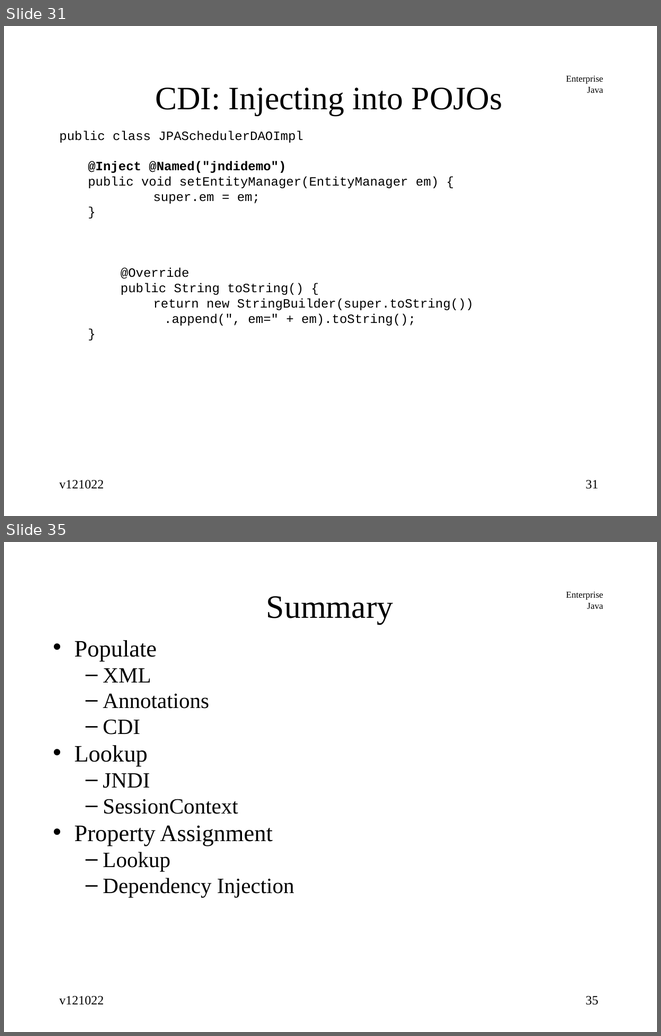
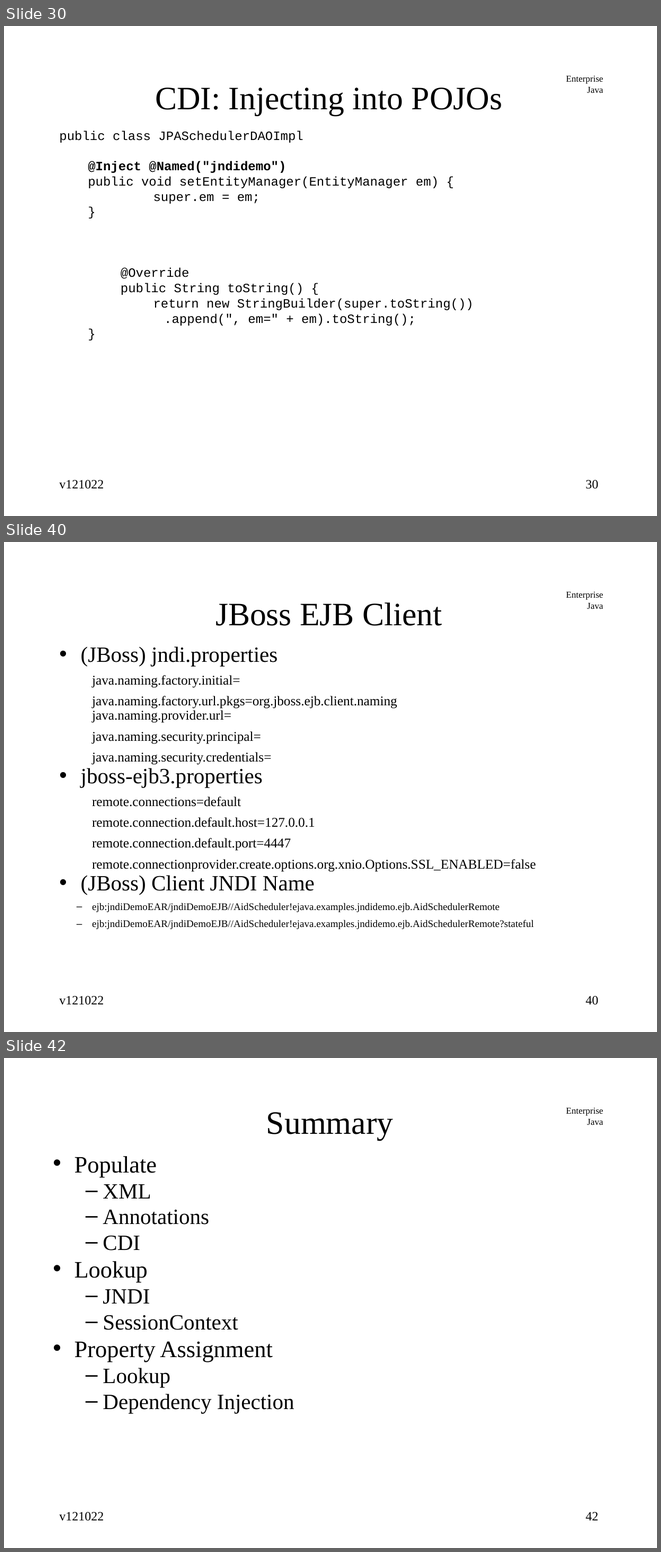
Before and after one commit to jcstaff/ejava-javaee, a slide deck: jndiDemo/src/site/resources/lectures/jndiENC.ppt. Shown one above the other, each under a label of ours: slides 31 and 35 before the commit, slides 30, 40 and 42 after it; the slides between them are not shown. The pictures are 661x1036 and 661x1552 pixels, drawn with LibreOffice and Linux fonts; fonts in the diff are those of the drawing. Boxes give left, top, right and bottom in pixels: in the first picture for what was removed or moved away, otherwise in the second. Text is boxed around its words. In the diff, an @@ line names an element or a change of style, - is before the commit and + after.

Commit message:
added JNDI naming scheme

```diff
--- a/jndiDemo/src/site/resources/lectures/jndiENC.ppt
+++ b/jndiDemo/src/site/resources/lectures/jndiENC.ppt
@@ slide 40 added at bbox=[4, 542, 657, 1032], background #FFFFFF; not listed: 1 template element that a slide beside it also shows @@
@@ title added at bbox=[215, 602, 442, 626], 36 pt, text #000000 @@
+JBoss EJB Client
@@ text added at bbox=[81, 646, 536, 929], 14.8 pt, text #000000 @@
+• (JBoss) jndi.properties
+  java.naming.factory.initial=
+  java.naming.factory.url.pkgs=org.jboss.ejb.client.naming
+  java.naming.provider.url=
+  java.naming.security.principal=
+  java.naming.security.credentials=
+• jboss-ejb3.properties
+  remote.connections=default
+  remote.connection.default.host=127.0.0.1
+  remote.connection.default.port=4447
+  remote.connectionprovider.create.options.org.xnio.Options.SSL_ENABLED=false
+• (JBoss) Client JNDI Name
+  – ejb:jndiDemoEAR/jndiDemoEJB//AidScheduler!ejava.examples.jndidemo.ejb.AidSchedulerRemote
+  – ejb:jndiDemoEAR/jndiDemoEJB//AidScheduler!ejava.examples.jndidemo.ejb.AidSchedulerRemote?stateful
@@ text added at bbox=[59, 996, 104, 1005], 14 pt, text #000000 @@
+v121022
@@ page number added at bbox=[585, 996, 598, 1005], 14 pt, text #000000 @@
+40
@@ what was slide 31 is now slide 30 @@
@@ page number at bbox=[585, 480, 598, 489]: text changed @@
-31
+30
@@ what was slide 35 is now slide 42 @@
@@ page number at bbox=[585, 1512, 598, 1520]: text changed @@
-35
+42
```
Also in this commit, not shown: 11 slides changed, 6 other slides added.
